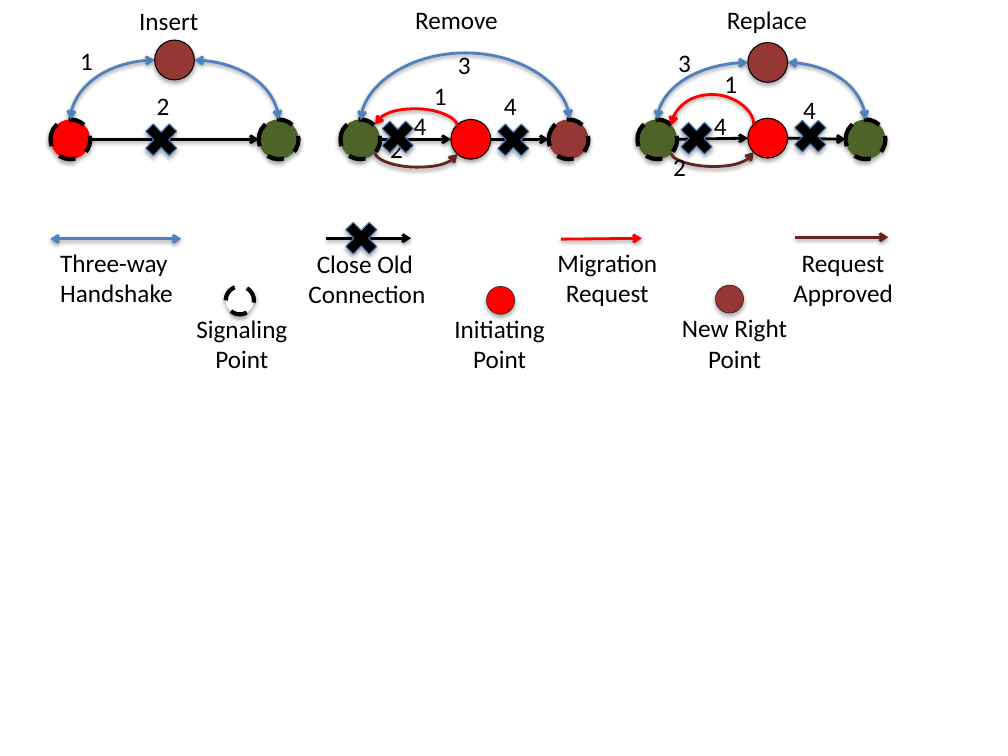
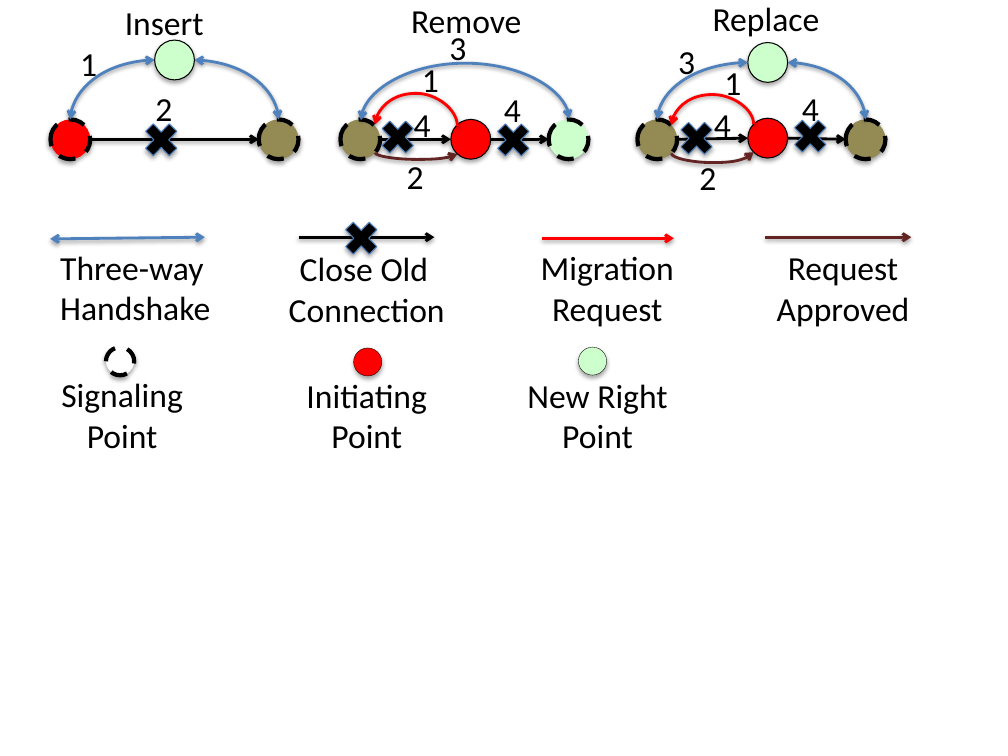
Before and after one commit to kelvinzou/DynamicServiceChaining, a slide deck: slide 9 of figures/architecture.pptx. Drawn at 1008x756 pixels with LibreOffice and Linux fonts; fonts in the diff are those of the drawing. Boxes give left, top, right and bottom in pixels: in the first picture for what was removed or moved away, otherwise in the second. Text is boxed around its words. In the diff, an @@ line names an element or a change of style, - is before the commit and + after.

```diff
--- a/figures/architecture.pptx
+++ b/figures/architecture.pptx
@@ text "Insert": place and size @@
-text "Insert" at box(139, 13, 198, 31)
+text "Insert" at box(125, 13, 204, 44)
@@ text "3": place and size @@
-text "3" at box(458, 54, 471, 74)
+text "3" at box(449, 32, 466, 67)
@@ text "Replace": place and size @@
-text "Replace" at box(727, 11, 807, 33)
+text "Replace" at box(713, 7, 820, 37)
@@ text "1": place and size @@
-text "1" at box(434, 88, 447, 112)
+text "1" at box(422, 64, 439, 100)
@@ curved double arrow (361, 120) - (570, 119): route changed @@
@@ curved arrow (458, 126) - (375, 125): route changed @@
@@ fill #4F6228 to #948A54 in 4 elements at box(259, 119, 298, 158), box(341, 119, 380, 158), box(637, 119, 676, 158), box(846, 119, 885, 158) @@
@@ curved arrow (375, 152) - (458, 154): route changed @@
@@ text "2": place and size @@
-text "2" at box(390, 137, 403, 164)
+text "2" at box(407, 161, 424, 189)
@@ curved arrow (671, 153) - (754, 152): route changed @@
@@ text "2": place and size @@
-text "2" at box(673, 156, 686, 176)
+text "2" at box(699, 163, 716, 190)
@@ double arrow moved from (50, 239) - (181, 239) to (50, 239) - (205, 237) @@
@@ arrow moved from (326, 238) - (411, 238) to (298, 237) - (434, 237) @@
@@ arrow moved from (561, 239) - (642, 238) to (542, 238) - (674, 238) @@
@@ arrow moved from (795, 237) - (888, 237) to (765, 237) - (911, 237) @@
@@ text "Close Old": place and size @@
-text "Close Old" at box(308, 252, 425, 303)
+text "Close Old" at box(289, 254, 445, 323)
@@ text "Migration": place and size @@
-text "Migration" at box(557, 254, 657, 306)
+text "Migration" at box(541, 256, 674, 327)
@@ text "Request": place and size @@
-text "Request" at box(793, 255, 892, 306)
+text "Request" at box(777, 258, 910, 327)
@@ ellipse: place and size @@
-ellipse at box(226, 286, 254, 314)
+ellipse at box(106, 348, 134, 376)
@@ ellipse: place and size @@
-ellipse at box(487, 286, 515, 314)
+ellipse at box(354, 348, 382, 376)
@@ fill #953735 to #CCFFCC in 4 elements at box(154, 40, 194, 80), box(548, 119, 588, 158), box(748, 42, 787, 82), box(579, 347, 607, 375) @@
@@ ellipse: place and size @@
-ellipse at box(716, 285, 744, 313)
+ellipse at box(579, 347, 607, 375)
@@ text "Signaling": place and size @@
-text "Signaling" at box(196, 317, 287, 368)
+text "Signaling" at box(61, 380, 183, 449)
@@ text "Initiating": place and size @@
-text "Initiating" at box(454, 317, 544, 368)
+text "Initiating" at box(306, 384, 426, 449)
@@ size 18 to 24 pt in 22 elements at box(802, 99, 819, 130), box(155, 99, 172, 129), box(724, 73, 741, 104), box(678, 52, 695, 83), box(714, 115, 731, 141), box(80, 54, 97, 84), box(414, 115, 431, 143), box(504, 100, 521, 130), box(713, 7, 820, 37), box(411, 11, 521, 42), box(777, 258, 910, 327), box(449, 32, 466, 67), box(541, 256, 674, 327), box(289, 254, 445, 323), box(422, 64, 439, 100), box(699, 163, 716, 190), box(125, 13, 204, 44), box(60, 256, 210, 321), box(407, 161, 424, 189), box(61, 380, 183, 449), box(306, 384, 426, 449), box(527, 384, 667, 449) @@
@@ text "New Right": place and size @@
-text "New Right" at box(682, 319, 787, 368)
+text "New Right" at box(527, 384, 667, 449)
```
Also in this commit, not shown: 5 other slides changed, 18 other files.
